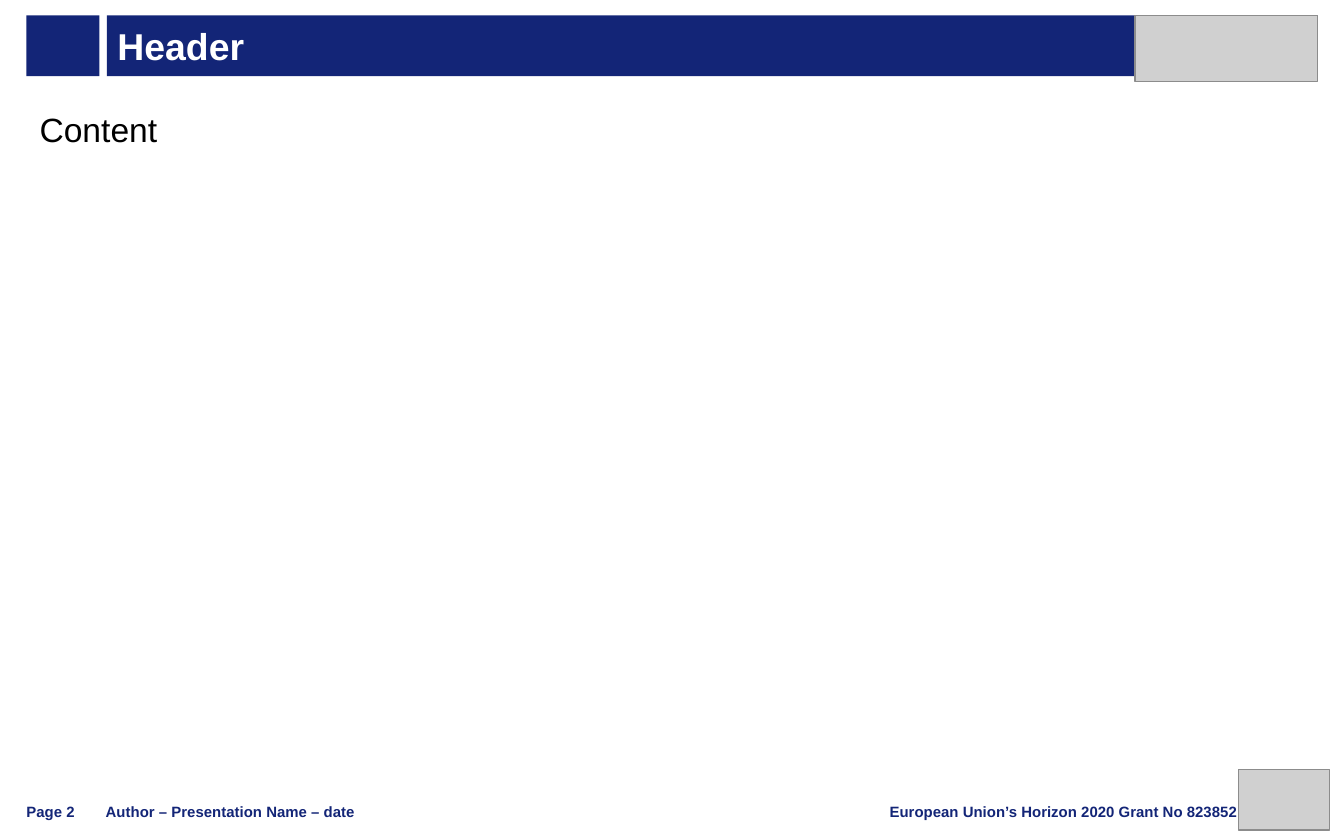
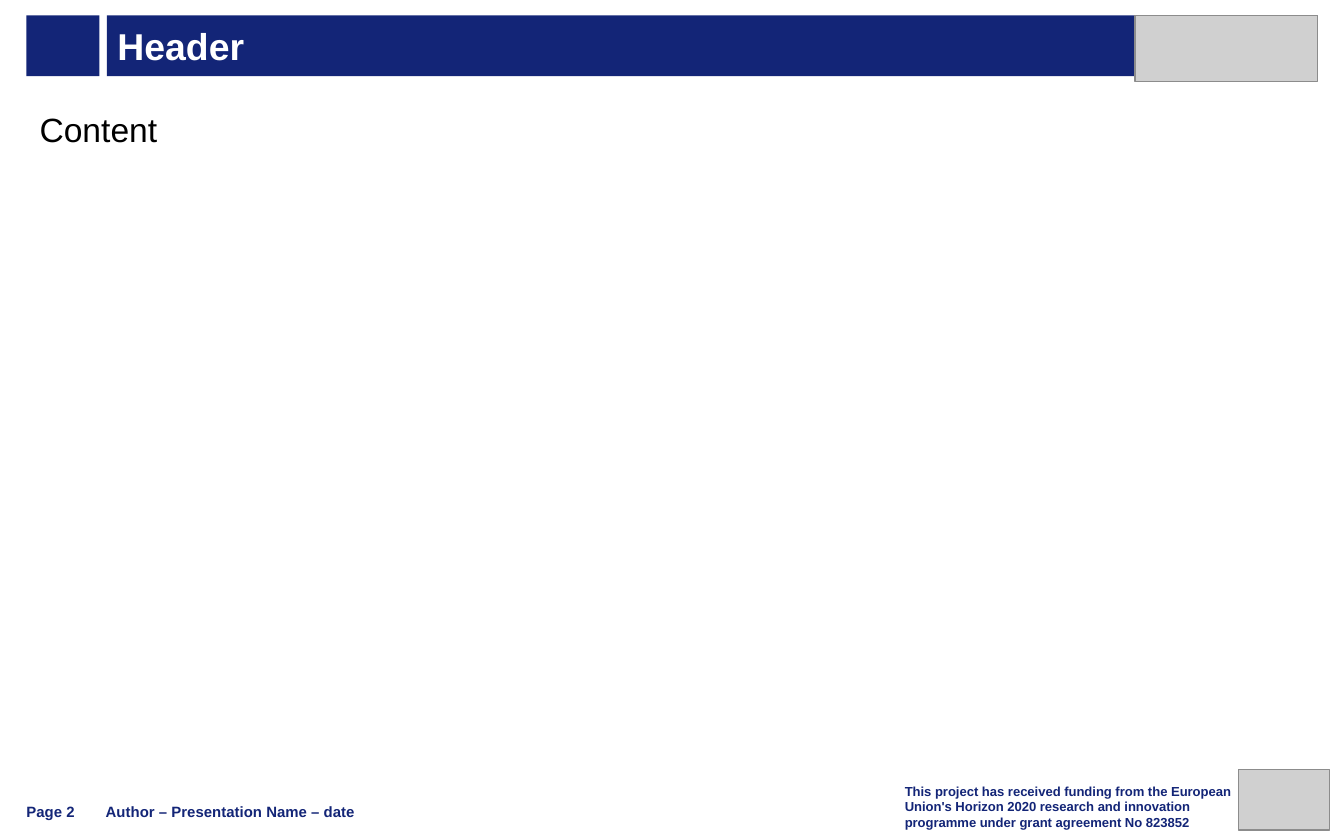
Before and after one commit to panosc-eu/panosc, a slide deck: slide 2 of Work Packages/WP9 Outreach and communication/templates/PaNOSC_ PowerPoint template.pptx. Drawn at 1344x840 pixels with LibreOffice and Linux fonts; fonts in the diff are those of the drawing; grey boxes stand for pictures; background and template pictures are left out. Boxes give left, top, right and bottom in pixels: in the first picture for what was removed or moved away, otherwise in the second. Text is boxed around its words. In the diff, an @@ line names an element or a change of style, - is before the commit and + after.

Commit message:
footer wording changed

```diff
--- a/Work Packages/WP9 Outreach and communication/templates/PaNOSC_ PowerPoint template.pptx
+++ b/Work Packages/WP9 Outreach and communication/templates/PaNOSC_ PowerPoint template.pptx
@@ rectangle "This project has received funding ...": place and size @@
-rectangle "This project has received funding ..." at (890,794,1239,820)
+rectangle "This project has received funding ..." at (905,769,1239,829)
@@ text in rectangle at (905,786,1231,830): text changed; size 8 to 7 pt @@
-European Union’s Horizon 2020 Grant No 823852
+This project has received funding from the European Union's Horizon 2020 research and innovation programme under grant agreement No 823852
```
Also in this commit, not shown: 1 other slide changed.
